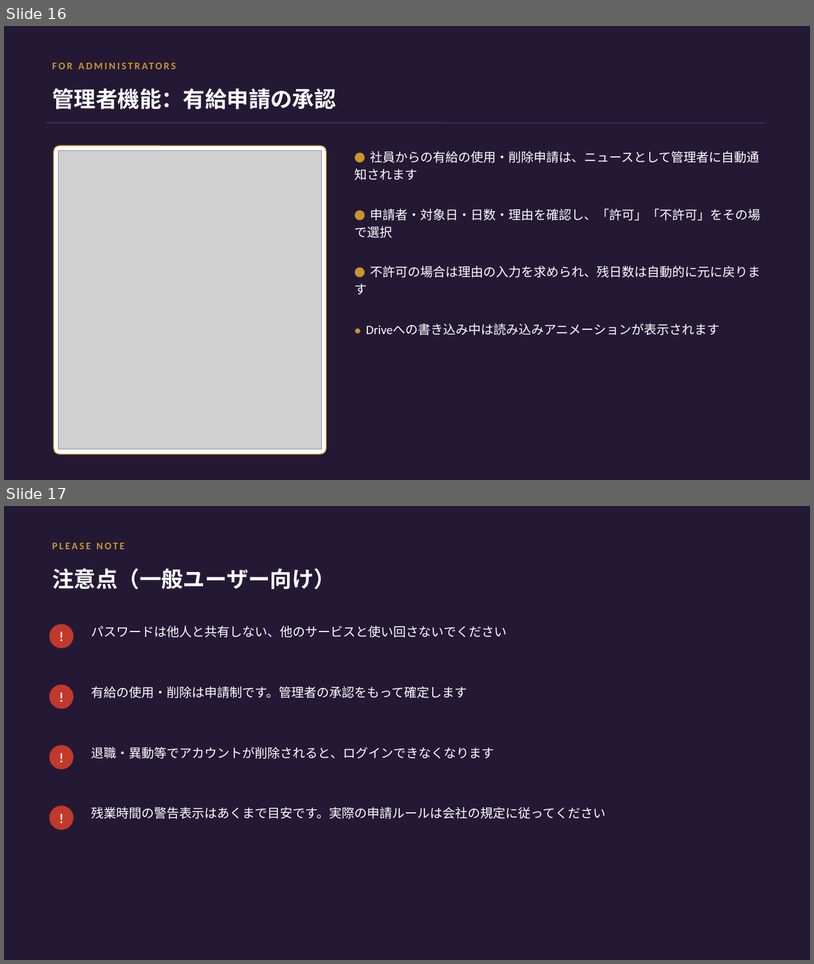
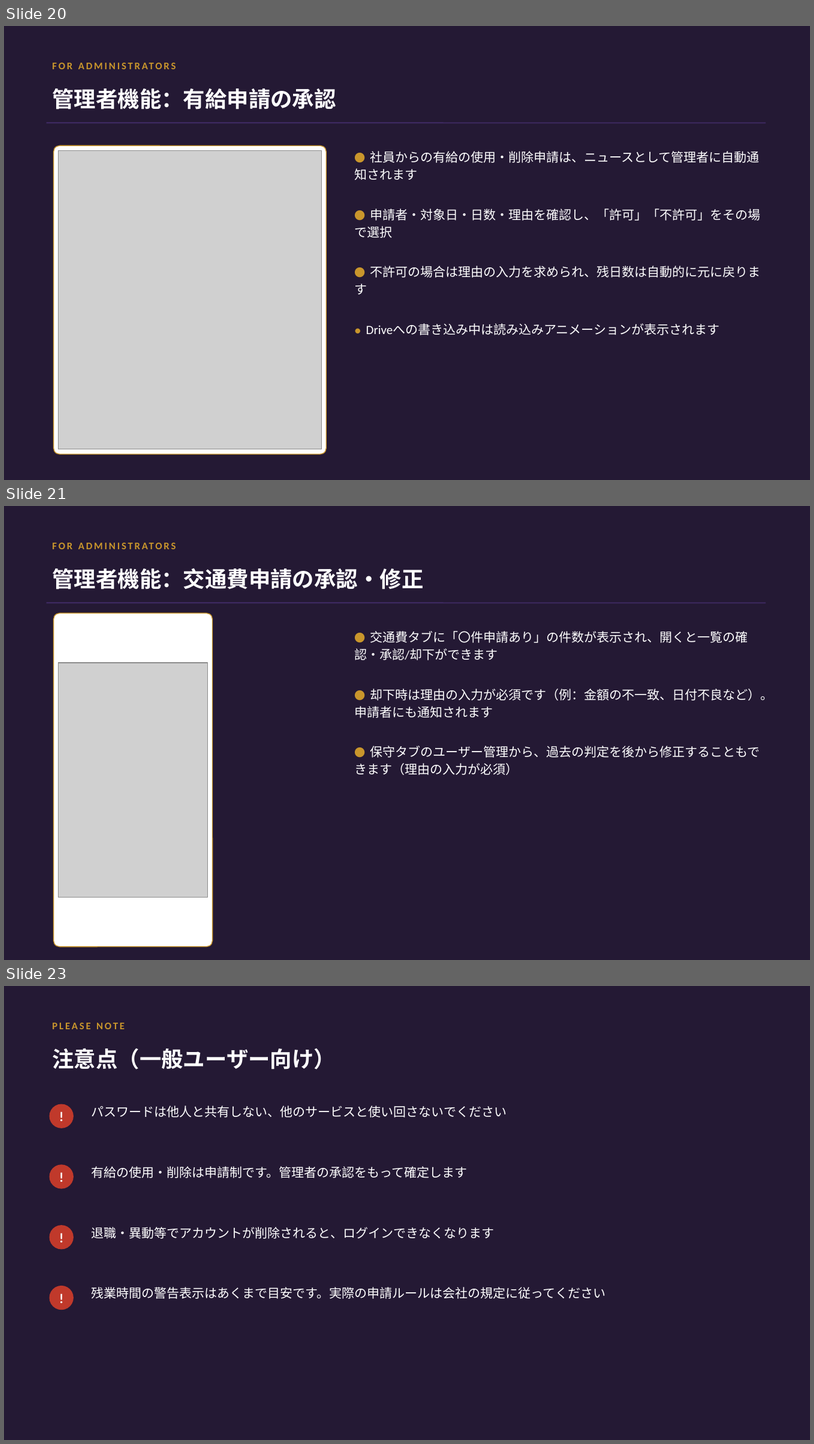
Before and after one commit to kawabataaoi/TestKyuuyomeisai, a slide deck: 給与台帳アプリ_機能ガイド.pptx. Shown one above the other, each under a label of ours: slides 16 and 17 before the commit, slides 20, 21 and 23 after it; the slides between them are not shown. The pictures are 814x964 and 814x1444 pixels, drawn with LibreOffice and Linux fonts; fonts in the diff are those of the drawing; grey boxes stand for pictures. Boxes give left, top, right and bottom in pixels: in the first picture for what was removed or moved away, otherwise in the second. Text is boxed around its words. In the diff, an @@ line names an element or a change of style, - is before the commit and + after.

```diff
--- a/給与台帳アプリ_機能ガイド.pptx
+++ b/給与台帳アプリ_機能ガイド.pptx
@@ slide 21 added at [4, 506, 810, 960], background #241934 @@
@@ text added at [47, 533, 410, 558], 12 pt, text #C9962C, bold @@
+FOR ADMINISTRATORS
@@ text added at [52, 568, 423, 589], 26 pt, text #FFFFFF, bold @@
+管理者機能：交通費申請の承認・修正
@@ line added from (47, 603) to (766, 603), #3D2960 1.5 pt @@
@@ rounded rectangle added at [54, 613, 213, 946], fill #FFFFFF, outline #C9962C 1 pt @@
@@ text added at [354, 631, 749, 660], 15 pt, text #FFFFFF @@
+● 交通費タブに「〇件申請あり」の件数が表示され、開くと一覧の確認・承認/却下ができます
@@ picture added at [59, 663, 208, 897] @@
@@ text added at [354, 688, 774, 718], 15 pt, text #FFFFFF @@
+● 却下時は理由の入力が必須です（例：金額の不一致、日付不良など）。申請者にも通知されます
@@ text added at [354, 745, 761, 775], 15 pt, text #FFFFFF @@
+● 保守タブのユーザー管理から、過去の判定を後から修正することもできます（理由の入力が必須）
@@ what was slide 16 is now slide 20 @@
@@ what was slide 17 is now slide 23 @@
```
Also in this commit, not shown: 1 slide changed, 5 other slides added.
